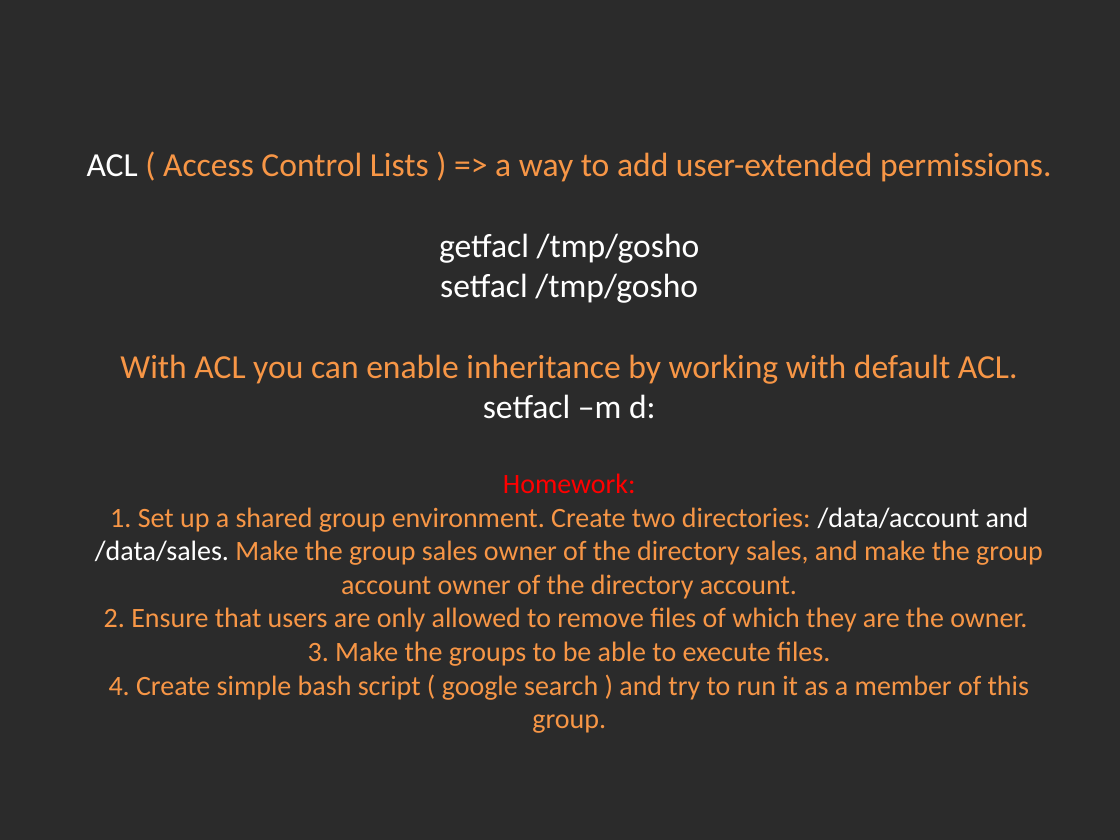
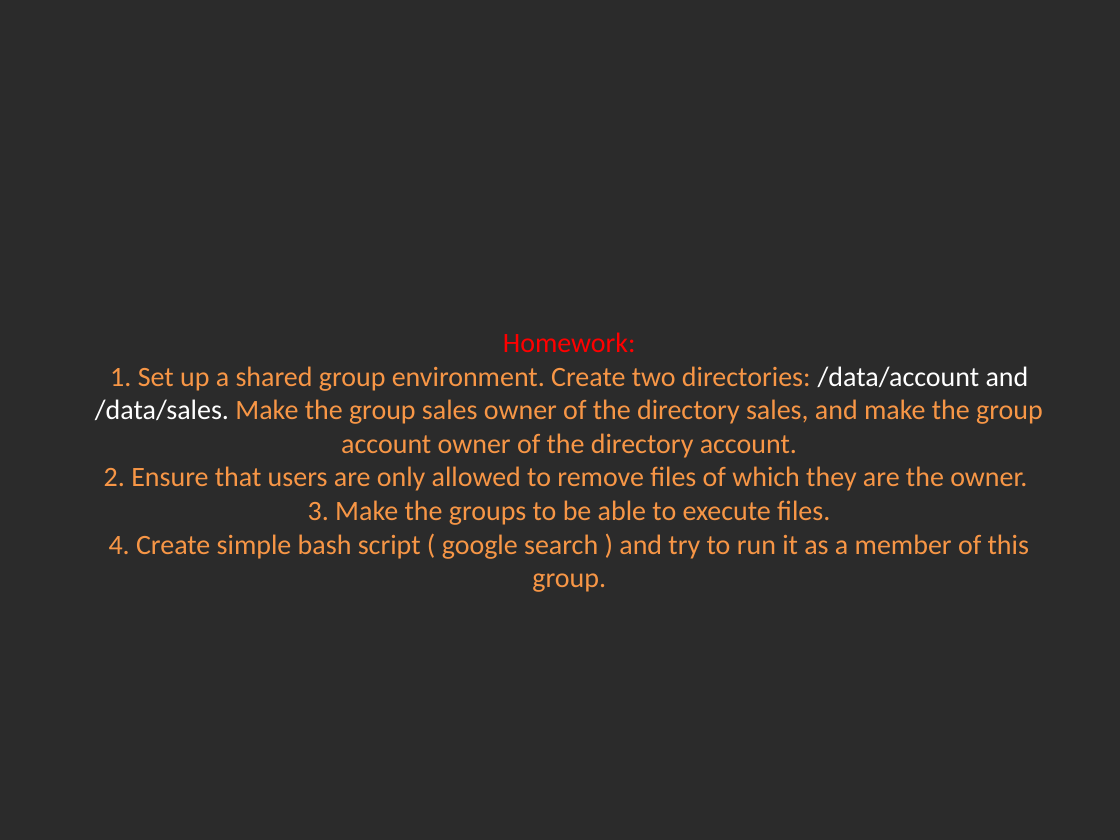
Before and after one commit to Academy-Soft-Intellect/Linux-Course, a slide deck: slide 9 of 05.Permissions/05-PermissionsAndAccessControlLists.pptx (slide 8 before the commit). Drawn at 1120x840 pixels with LibreOffice and Linux fonts; fonts in the diff are those of the drawing; background and template pictures are left out; a plain dark background stands for a picture behind light text. Boxes give left, top, right and bottom in pixels: in the first picture for what was removed or moved away, otherwise in the second. Text is boxed around its words. In the diff, an @@ line names an element or a change of style, - is before the commit and + after.

```diff
--- a/05.Permissions/05-PermissionsAndAccessControlLists.pptx
+++ b/05.Permissions/05-PermissionsAndAccessControlLists.pptx
@@ title at (95, 332, 1043, 592): text changed @@
-ACL ( Access Control Lists ) => a way to add user-extended permissions.
-getfacl /tmp/gosho
-setfacl /tmp/gosho
-With ACL you can enable inheritance by working with default ACL.
-setfacl –m d:
-Homework:
-1. Set up a shared group environment. Create two directories: /data/account and /data/sales. Make the group sales owner of the directory sales, and make the group account owner of the directory account.
-2. Ensure that users are only allowed to remove files of which they are the owner.
-3. Make the groups to be able to execute files.
-4. Create simple bash script ( google search ) and try to run it as a member of this group.
+Homework:
+1. Set up a shared group environment. Create two directories: /data/account and /data/sales. Make the group sales owner of the directory sales, and make the group account owner of the directory account.
+2. Ensure that users are only allowed to remove files of which they are the owner.
+3. Make the groups to be able to execute files.
+4. Create simple bash script ( google search ) and try to run it as a member of this group.
```
Also in this commit, not shown: 2 other slides changed, 1 slide added, 3 other files.
